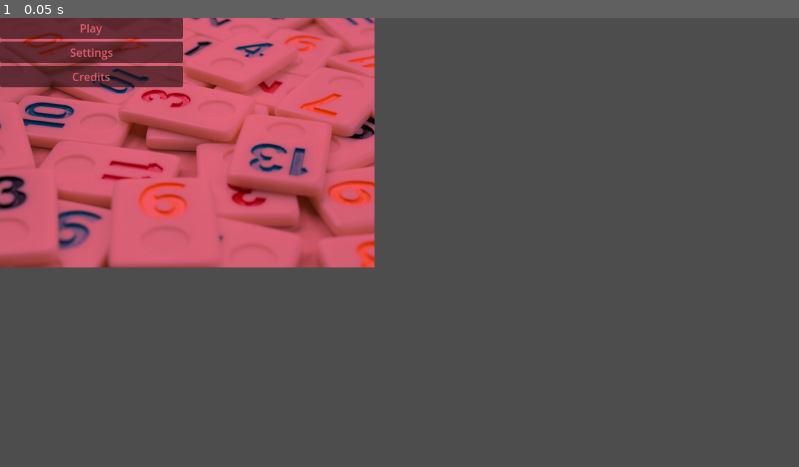
Above: before the commit, frame 1.
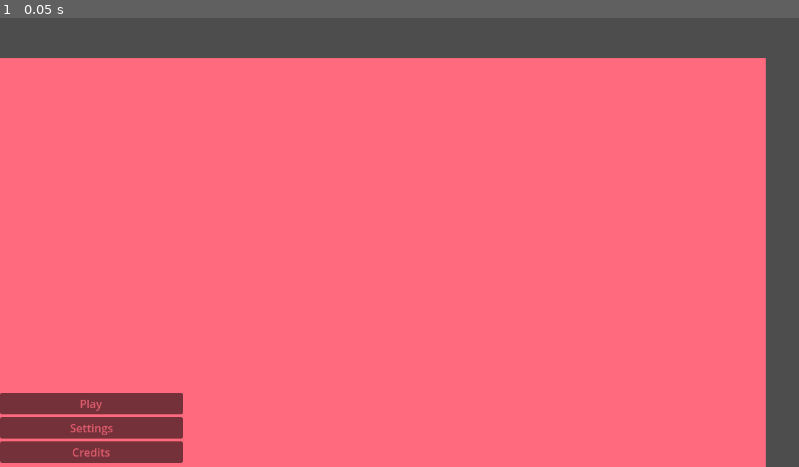
Above: after the commit, the same moment.

Repository: DaltonBaum/RummyCubed
Game: Godot game, scene res://scenes/main_menu.tscn
Two runs of this game, one before a commit and one after it. Both use one fixed random seed, a clock stepped at 60 frames per second and the inputs below.
Inputs:
- Up to frame 1 (0.05 s): no input

The runs differ from the first frame. In frame 1, 91% of the frame differs, in the area x 0-96%, y 0-100%.

Commit message:
Modding main menu

Diff:
--- a/scenes/main_menu.tscn
+++ b/scenes/main_menu.tscn
@@ -1,7 +1,6 @@
-[gd_scene load_steps=3 format=3 uid="uid://dua434ibuxywe"]
+[gd_scene load_steps=2 format=3 uid="uid://dua434ibuxywe"]
 
 [ext_resource type="Script" path="res://scenes/main_menu.gd" id="1_4ojtk"]
-[ext_resource type="Texture2D" uid="uid://emp8iisd0r4" path="res://scenes/background.jpg" id="2_wxcf2"]
 
 [node name="MainMenu" type="Control"]
 modulate = Color(1, 0.417312, 0.492562, 1)
@@ -9,16 +8,26 @@
 anchors_preset = 15
 anchor_right = 1.0
 anchor_bottom = 1.0
+offset_left = 556.0
+offset_top = 216.0
+offset_right = 556.0
+offset_bottom = 216.0
 grow_horizontal = 2
 grow_vertical = 2
 script = ExtResource("1_4ojtk")
 
 [node name="VBoxContainer" type="VBoxContainer" parent="."]
 z_index = 3
-layout_mode = 0
-offset_top = -1.0
-offset_right = 264.0
-offset_bottom = 100.0
+layout_mode = 1
+anchors_preset = -1
+anchor_left = -0.449
+anchor_top = -0.302
+anchor_right = -0.449
+anchor_bottom = -0.302
+offset_left = -38.752
+offset_top = 520.696
+offset_right = 225.248
+offset_bottom = 629.696
 
 [node name="PlayButton" type="Button" parent="VBoxContainer"]
 z_index = 4
@@ -35,11 +44,12 @@
 layout_mode = 2
 text = "Credits"
 
-[node name="TextureRect" type="TextureRect" parent="."]
+[node name="ColorRect" type="ColorRect" parent="."]
 layout_mode = 0
-offset_right = 40.0
-offset_bottom = 40.0
-texture = ExtResource("2_wxcf2")
+offset_left = -558.0
+offset_top = -158.0
+offset_right = 548.0
+offset_bottom = 441.0
 
 [connection signal="pressed" from="VBoxContainer/PlayButton" to="." method="_on_play_button_pressed"]
 [connection signal="pressed" from="VBoxContainer/SettingsButton" to="." method="_on_settings_button_pressed"]
